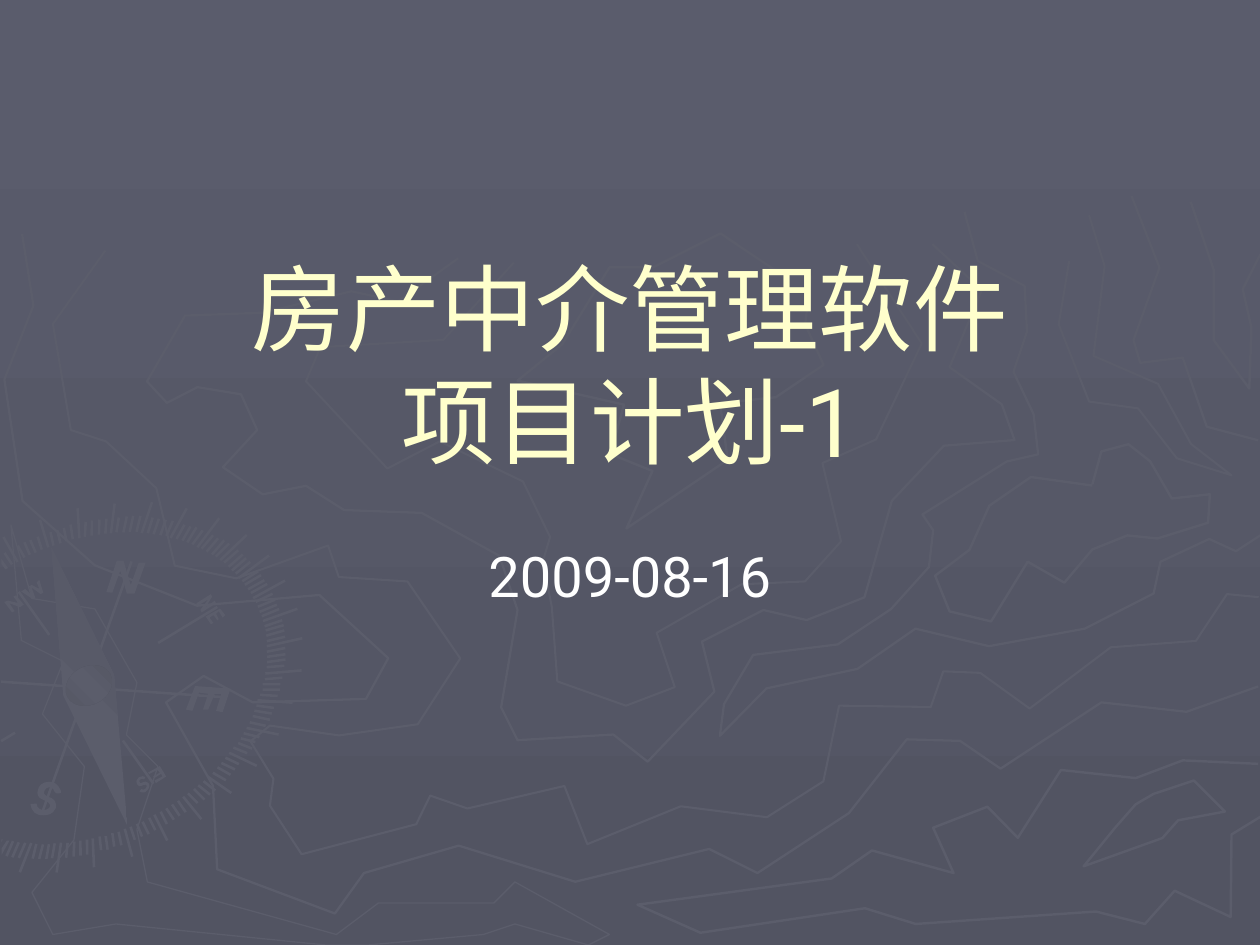
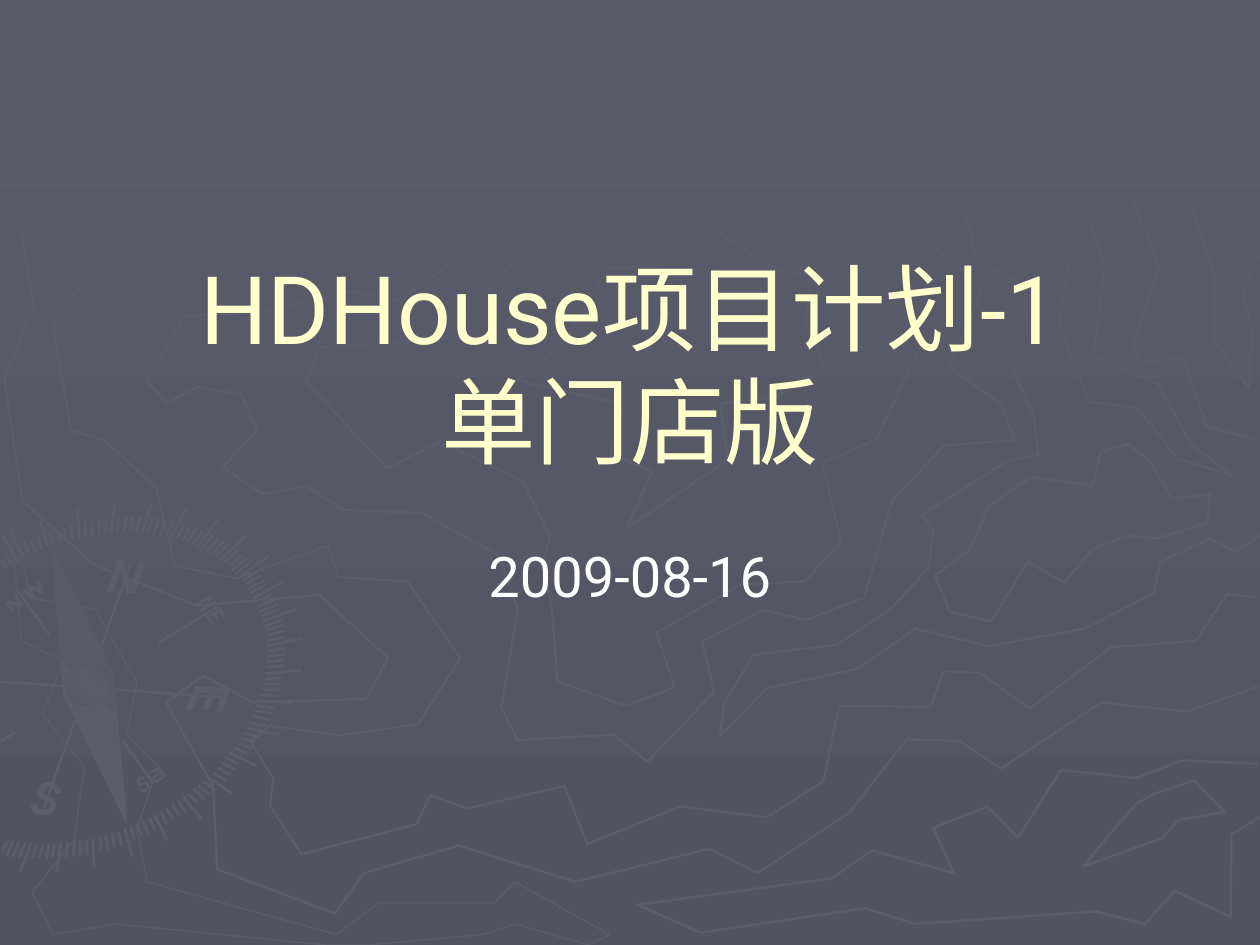
Before and after one commit to honj51/ideacode, a slide deck: slide 1 of doc/房产中介管理/1阶段项目计划.ppt. Drawn at 1260x945 pixels with LibreOffice and Linux fonts; fonts in the diff are those of the drawing. Boxes give left, top, right and bottom in pixels: in the first picture for what was removed or moved away, otherwise in the second. Text is boxed around its words. In the diff, an @@ line names an element or a change of style, - is before the commit and + after.

```diff
--- a/doc/房产中介管理/1阶段项目计划.ppt
+++ b/doc/房产中介管理/1阶段项目计划.ppt
@@ title at (201, 264, 1060, 465): text changed @@
-房产中介管理软件
-项目计划-1
+HDHouse项目计划-1
+单门店版
```
